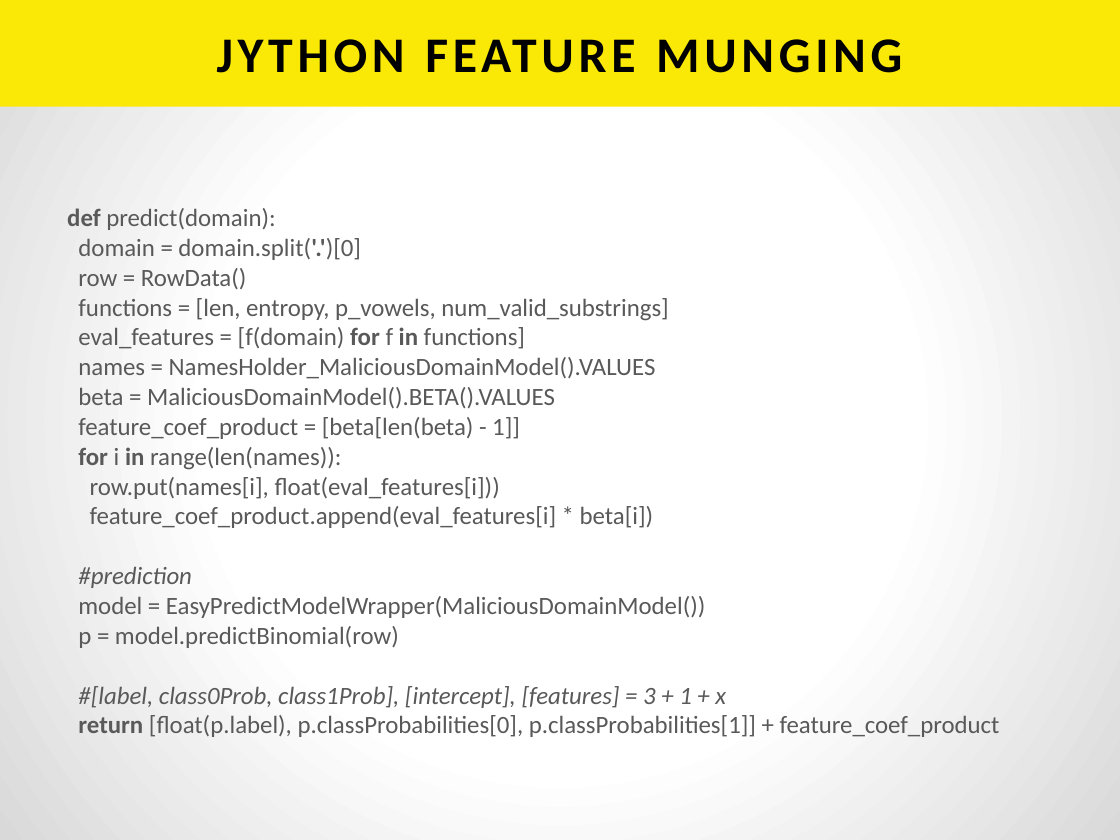
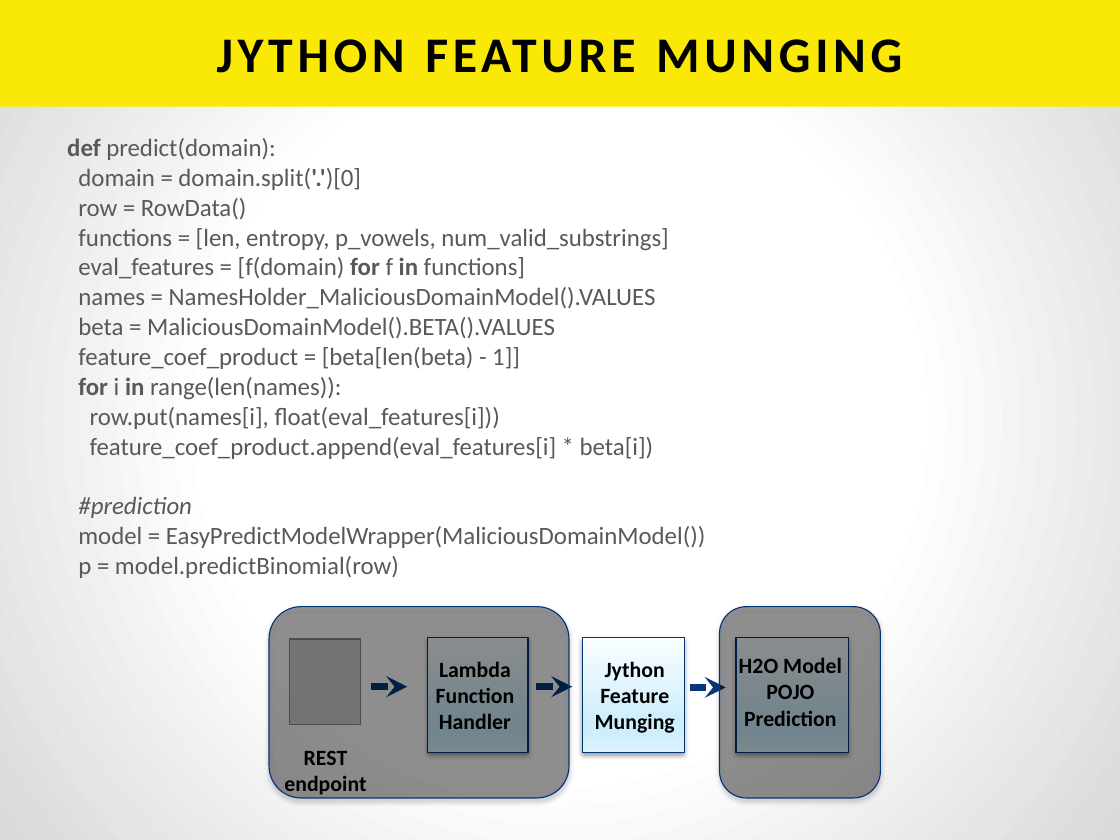
Before and after one commit to h2oai/h2o-tutorials, a slide deck: slide 11 of tutorials/aws-lambda-app/BuildingAnAppWithAWSLambda.pptx (slide 12 before the commit). Drawn at 1120x840 pixels with LibreOffice and Linux fonts; fonts in the diff are those of the drawing; grey boxes stand for pictures. Boxes give left, top, right and bottom in pixels: in the first picture for what was removed or moved away, otherwise in the second. Text is boxed around its words. In the diff, an @@ line names an element or a change of style, - is before the commit and + after.

Commit message:
tweaks

```diff
--- a/tutorials/aws-lambda-app/BuildingAnAppWithAWSLambda.pptx
+++ b/tutorials/aws-lambda-app/BuildingAnAppWithAWSLambda.pptx
@@ text at (67,138,705,578): text changed @@
-def predict(domain):
-domain = domain.split('.')[0]
-row = RowData()
-functions = [len, entropy, p_vowels, num_valid_substrings]
-eval_features = [f(domain) for f in functions]
-names = NamesHolder_MaliciousDomainModel().VALUES
-beta = MaliciousDomainModel().BETA().VALUES
-feature_coef_product = [beta[len(beta) - 1]]
-for i in range(len(names)):
-row.put(names[i], float(eval_features[i]))
-feature_coef_product.append(eval_features[i] * beta[i])
-#prediction
-model = EasyPredictModelWrapper(MaliciousDomainModel())
-p = model.predictBinomial(row)
-#[label, class0Prob, class1Prob], [intercept], [features] = 3 + 1 + x
-return [float(p.label), p.classProbabilities[0], p.classProbabilities[1]] + feature_coef_product
+def predict(domain):
+domain = domain.split('.')[0]
+row = RowData()
+functions = [len, entropy, p_vowels, num_valid_substrings]
+eval_features = [f(domain) for f in functions]
+names = NamesHolder_MaliciousDomainModel().VALUES
+beta = MaliciousDomainModel().BETA().VALUES
+feature_coef_product = [beta[len(beta) - 1]]
+for i in range(len(names)):
+row.put(names[i], float(eval_features[i]))
+feature_coef_product.append(eval_features[i] * beta[i])
+#prediction
+model = EasyPredictModelWrapper(MaliciousDomainModel())
+p = model.predictBinomial(row)
@@ rounded rectangle added at (269,607,569,799), fill #000000 at 36% opacity, outline #043579 0.75 pt @@
@@ rounded rectangle added at (719,607,880,799), fill #000000 at 36% opacity, outline #043579 0.75 pt @@
@@ picture added at (290,640,361,725) @@
@@ rectangle added at (428,637,529,753), fill gradient #F9FDFF to #CDEEFD to #DDF4FE, outline #043579 0.75 pt @@
@@ rectangle added at (582,637,684,753), fill gradient #F9FDFF to #CDEEFD to #DDF4FE, outline #043579 0.75 pt @@
@@ rectangle added at (736,637,848,753), fill gradient #F9FDFF to #CDEEFD to #DDF4FE, outline #043579 0.75 pt @@
@@ text added at (739,658,842,726), 14 pt, text #000000, bold @@
+H2O Model POJO Prediction
@@ arrow added from (371, 687) to (408, 687), #073779 4.5 pt @@
@@ text added at (436,662,515,729), 14 pt, text #000000, bold @@
+Lambda
+Function
+Handler
@@ arrow added from (536, 687) to (572, 687), #073779 4.5 pt @@
@@ text added at (595,661,675,733), 14 pt, text #000000, bold @@
+Jython
+Feature Munging
@@ arrow added from (690, 688) to (726, 688), #073779 4.5 pt @@
@@ text added at (284,751,366,798), 14 pt, text #000000, bold @@
+REST endpoint
```
Also in this commit, not shown: 7 other slides changed, 1 slide added, 1 slide removed.
